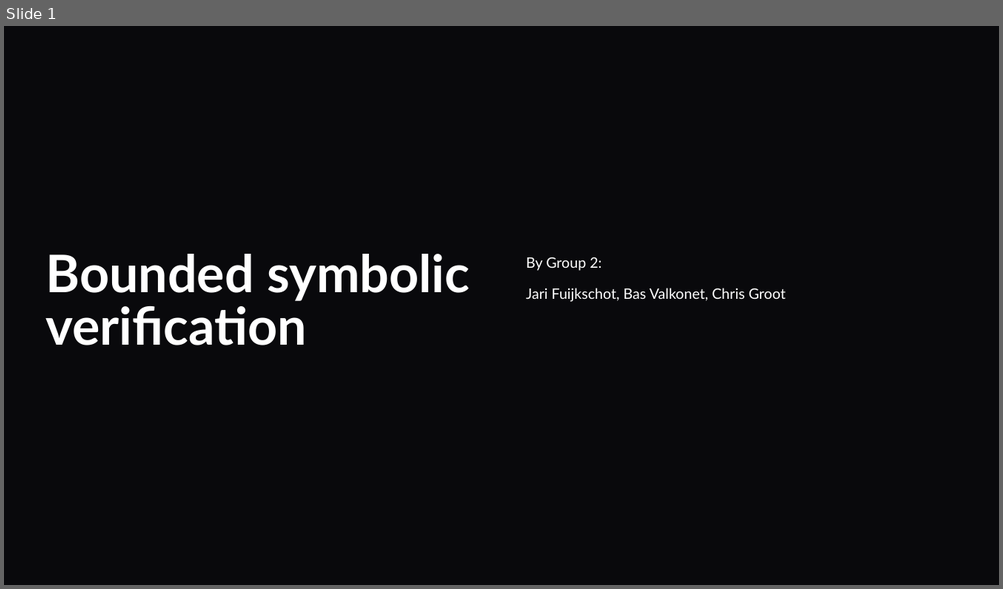
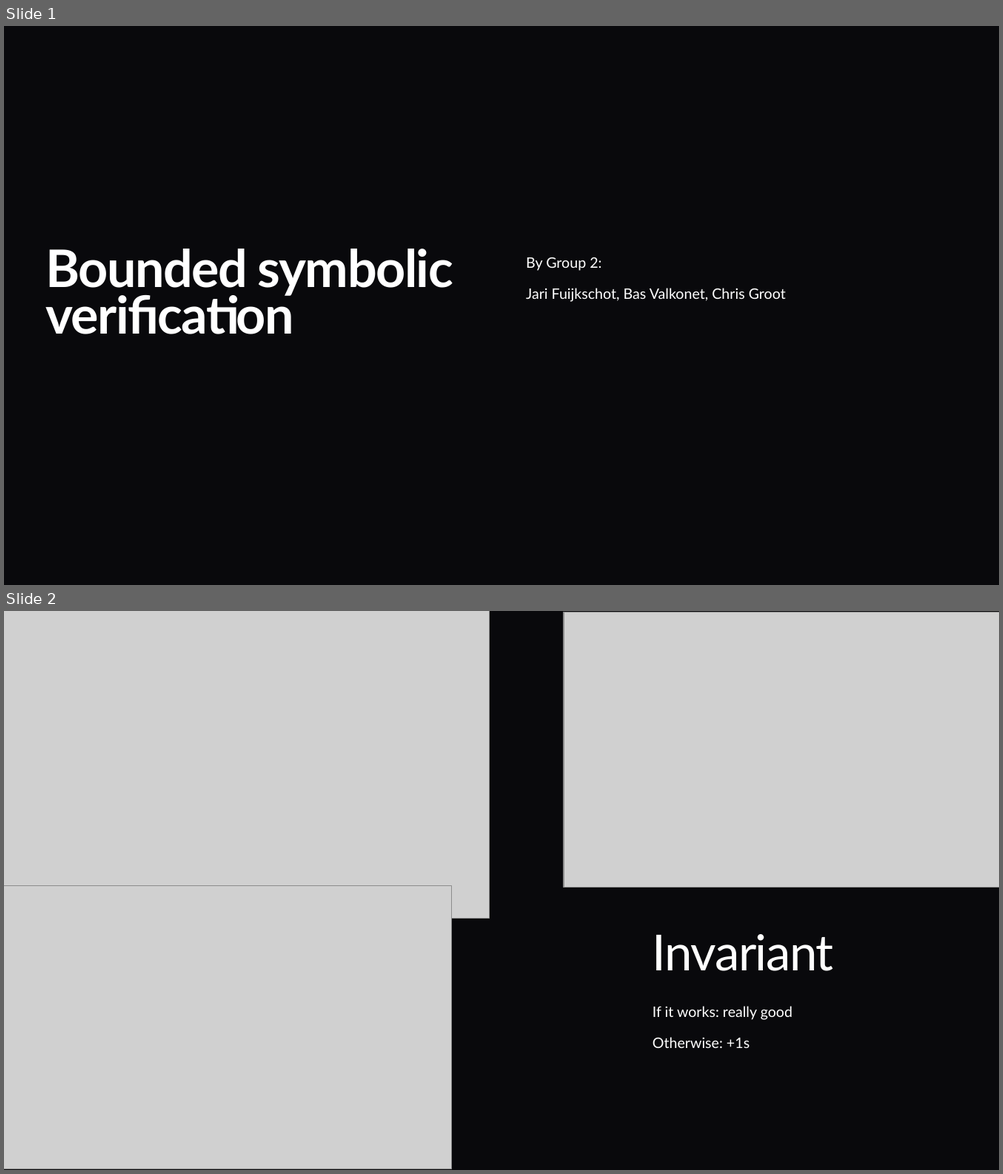
Before and after one commit to JariKanarie/gclparser-master_PSAV, a slide deck: docs/End_Presentation.pptx. Shown one above the other, each under a label of ours: slide 1 before the commit, slides 1 and 2 after it. The pictures are 1003x589 and 1003x1174 pixels, drawn with LibreOffice and Linux fonts; fonts in the diff are those of the drawing; grey boxes stand for pictures; background and template pictures are left out. Boxes give left, top, right and bottom in pixels: in the first picture for what was removed or moved away, otherwise in the second. Text is boxed around its words. In the diff, an @@ line names an element or a change of style, - is before the commit and + after.

```diff
--- a/docs/End_Presentation.pptx
+++ b/docs/End_Presentation.pptx
@@ slide 2 added at <box>4,611,999,1170</box>, background picture (left out) @@
@@ picture added at <box>4,611,489,918</box> @@
@@ picture added at <box>563,612,999,888</box> @@
@@ picture added at <box>4,886,452,1170</box> @@
@@ title added at <box>652,934,834,971</box>, 48 pt, text #FFFFFF @@
+Invariant
@@ subtitle added at <box>652,1006,792,1048</box>, 14 pt, text #FFFFFF @@
+If it works: really good
+Otherwise: +1s
@@ slide 1 changed as well @@
@@ title "Bounded symbolic verification" at <box>45,249,453,335</box>: letter spacing 0 to -1.1 pt; line spacing 0.85 to 0.75 @@
```
Also in this commit, not shown: 4 other slides changed, 1 slide removed.
